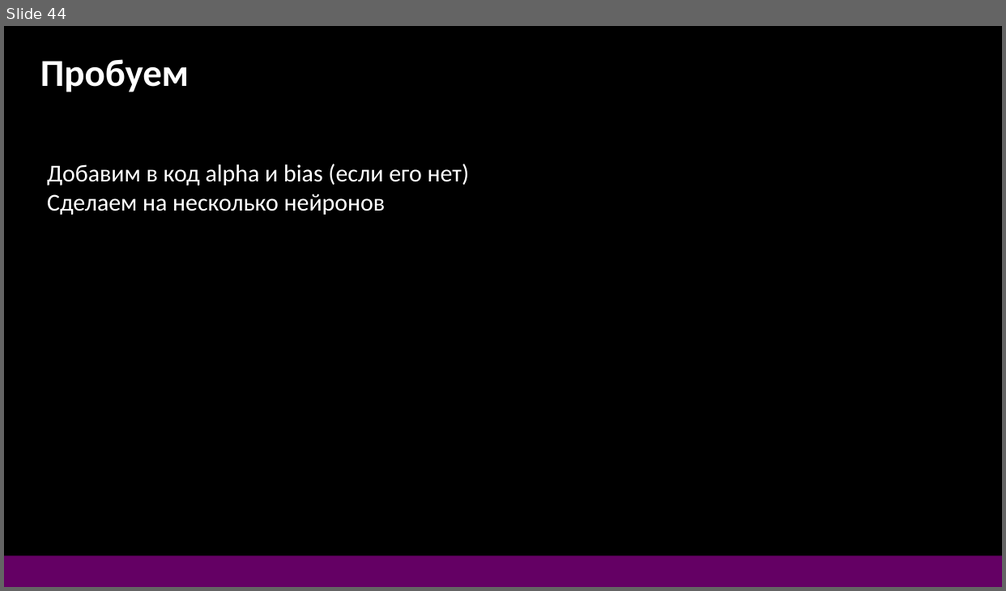
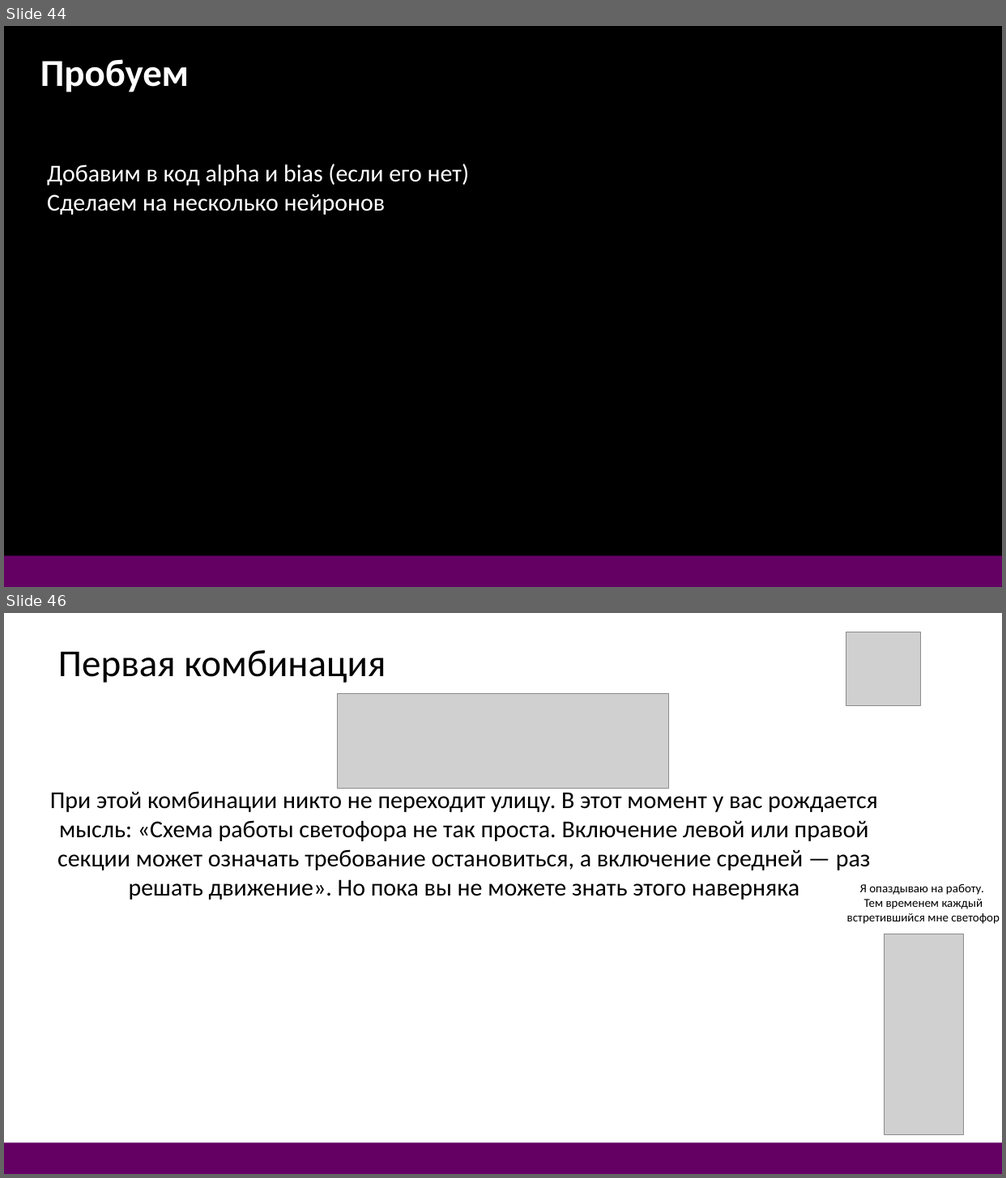
Before and after one commit to DonRobot-all/ML, a slide deck: 1. ML first 28.pptx. Shown one above the other, each under a label of ours: slide 44 before the commit, slides 44 and 46 after it; the slides between them are not shown. The pictures are 1006x591 and 1006x1178 pixels, drawn with LibreOffice and Linux fonts; fonts in the diff are those of the drawing; grey boxes stand for pictures. Boxes give left, top, right and bottom in pixels: in the first picture for what was removed or moved away, otherwise in the second. Text is boxed around its words. In the diff, an @@ line names an element or a change of style, - is before the commit and + after.

```diff
--- a/1. ML first 28.pptx
+++ b/1. ML first 28.pptx
@@ slide 46 added at (4, 613, 1002, 1174), background #FFFFFF @@
@@ picture added at (846, 632, 921, 705) @@
@@ text added at (58, 650, 386, 683), 44 pt, text #000000 @@
+Первая комбинация
@@ picture added at (338, 693, 668, 788) @@
@@ text added at (50, 788, 878, 900), 28 pt, text #000000 @@
+При этой комбинации никто не переходит улицу. В этот момент у вас рождается
+мысль: «Схема работы светофора не так проста. Включение левой или правой
+секции может означать требование остановиться, а включение средней — раз
+решать движение». Но пока вы не можете знать этого наверняка
@@ text added at (847, 884, 999, 924), 14 pt, text #000000 @@
+Я опаздываю на работу.
+Тем временем каждый встретившийся мне светофор
@@ picture added at (884, 935, 963, 1135) @@
@@ rectangle added at (4, 1143, 1002, 1174), fill #640064 @@
```
Also in this commit, not shown: 7 other slides added, 3 other files.
